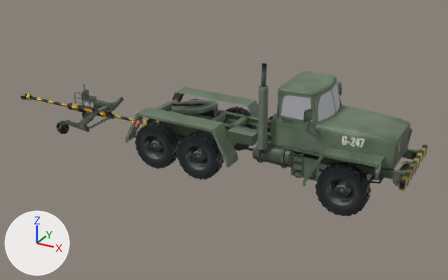
Before and after pictures for a commit that changed the glTF model models/military pushback.glb.
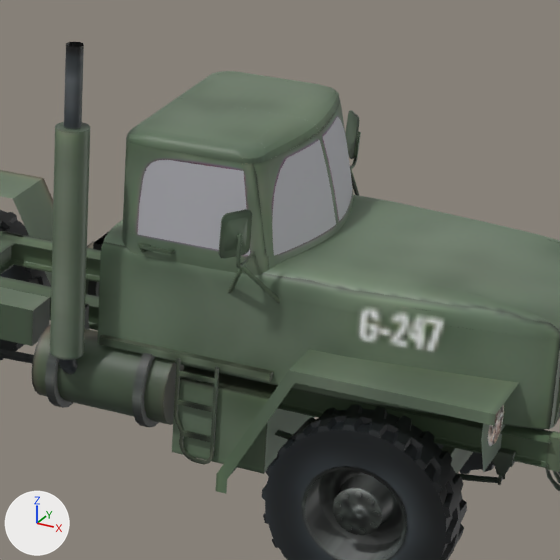
There are two pictures of each version: one whole from a 50 mm lens placed at (13.12, -11.98, 6.6), pointed at (6.49, 0.07, 0.57), one close up on the part from 54% to 88% of the width and 19% to 73% of the height. The axes (+X, +Y, +Z) are drawn at lower left. The lights are the same throughout. Where no turn or scale is listed for an object, it has been applied to the vertices.

Names of what the first close-up shows: 'Mesh', 'Mesh.001', 'WheelLC', 'WheelRF'.
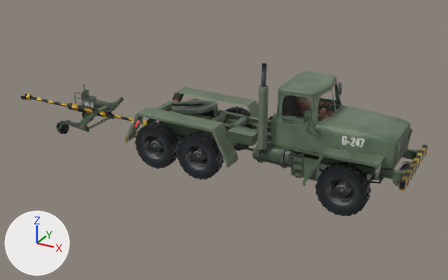
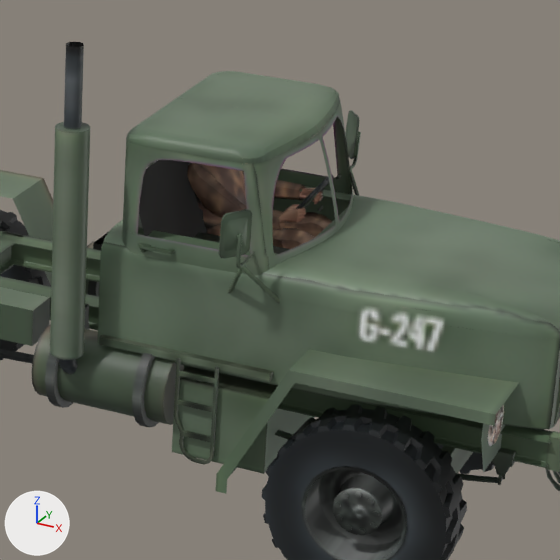
What differs and where, as boxes [x1, y1, x2, y2] in the close-ups (560 x 560 px):
'Mesh.001', surface changed: [138, 117, 352, 256] in both

The edits, one by one:
In material 'windows' (mat_windows), alpha goes from 1.0 to 0.0.
